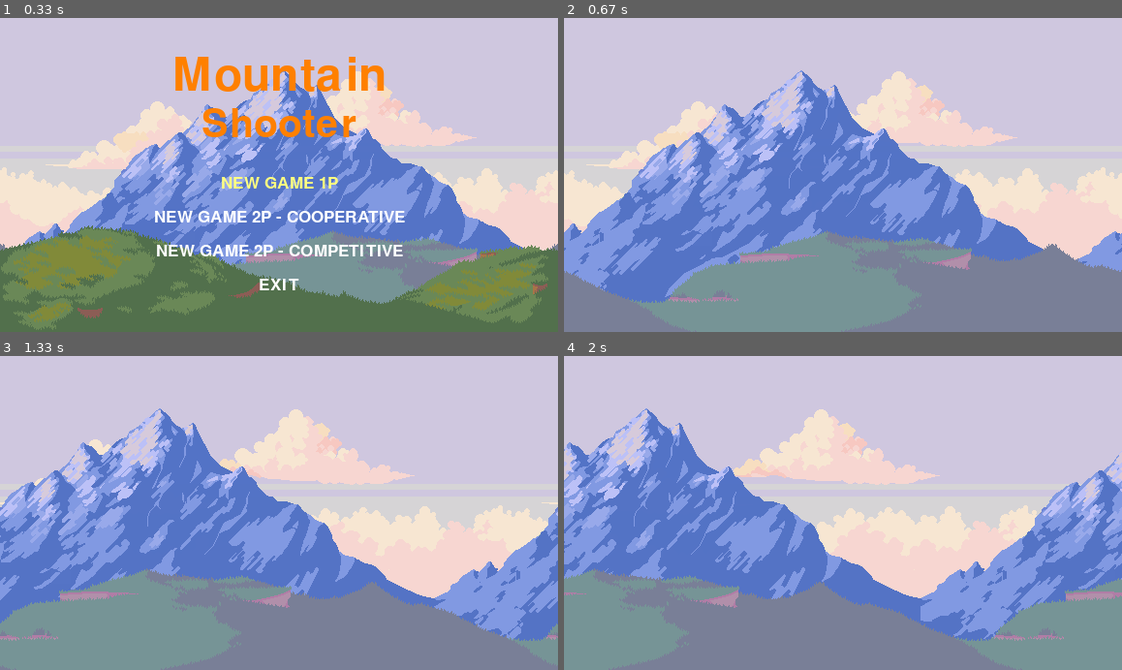
Above: before the commit, frames 1-4 (two rows, left to right).
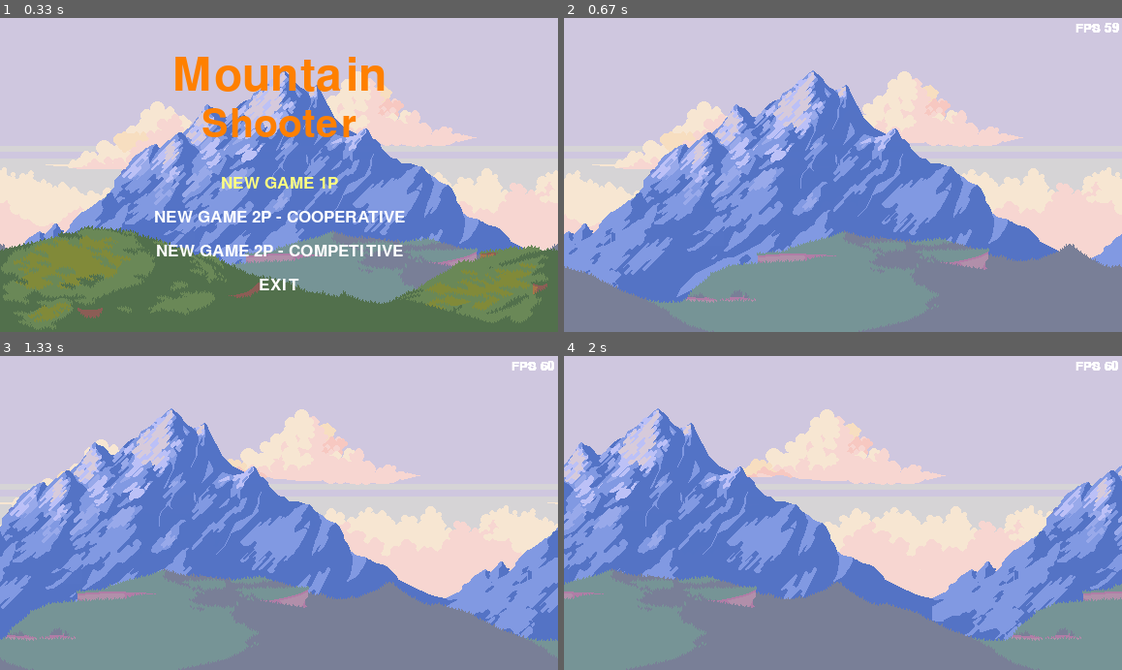
Above: after the commit, the same moments.

Repository: RennanBaccili/PyGameProject
Game: pygame game, started from main.py
The game is run twice, just before and just after one commit, with the same random seed, the same clock (stepped at 60 frames per second) and the same inputs.
Inputs:
- Up to frame 1 (0.33 s): no input
- Up to frame 2 (0.67 s): tap Enter at 0.33 s
- Up to frame 3 (1.33 s): no input
- Up to frame 4 (2 s): no input

Frame 1 is identical in both runs. In frame 2, 18% of the frame differs, in the area x 0-100%, y 1-91%; in frame 3, 17%; in frame 4, 17%.

Commit message:
Criando fps na tela

Diff:
--- a/code/Const.py
+++ b/code/Const.py
@@ -14,7 +14,7 @@
 WIN_H = 324
 
 # i
-IMAGE_LEVEL = {'level1': 5}
+IMAGE_LEVEL = {'Level1': 5}
 
 # speed
 ENTITY_SPEED = {'m1/1.png': 0,
--- a/code/Entity.py
+++ b/code/Entity.py
@@ -9,7 +9,7 @@
 class Entity(ABC):
     def __init__(self, name, position: tuple):
         self.name = name
-        self.surf = pygame.image.load('./asset/levels/' + name)
+        self.surf = pygame.image.load('./asset/levels/' + name).convert_alpha()
         self.rect = self.surf.get_rect(left=position[0], top=position[1])
         self.speed = 0
 
--- a/code/EntityFactory.py
+++ b/code/EntityFactory.py
@@ -1,16 +1,16 @@
 #!/usr/bin/python
 # -*- coding: utf-8 -*-
 from code.Background import Background
-from code.Const import WIN_W
+from code.Const import WIN_W, IMAGE_LEVEL
 
 
 class EntityFactory:
     @staticmethod
     def get_entity(entity_name: str, position: tuple = (0, 0)):
         match entity_name:
-            case 'Level1':
+            case level if level in IMAGE_LEVEL:
                 list_bg = []
-                for i in range(1, 5):
+                for i in range(1, IMAGE_LEVEL[level]):
                     list_bg.append(Background(f'm1/{i}.png', position))
                     list_bg.append(Background(f'm1/{i}.png', (WIN_W, 0)))
                 return list_bg
--- a/code/Level.py
+++ b/code/Level.py
@@ -1,8 +1,12 @@
 #!/usr/bin/python
 # -*- coding: utf-8 -*-
+import sys
+
 import pygame
-from pygame import Surface
+from pygame import Surface, Rect
+from pygame.font import Font
 
+from code.Const import COLOR_WHITE
 from code.Entity import Entity
 from code.EntityFactory import EntityFactory
 
@@ -15,12 +19,34 @@
         self.entity_list: list[Entity] = []
         self.entity_list.extend(EntityFactory.get_entity('Level1'))
 
-
-
     def run(self, ):
+        # musica
+        pygame.mixer_music.load('./asset/levels/m1/f1.mp3')
+        pygame.mixer_music.play(-1)
+        pygame.mixer_music.set_volume(0.15)
+        # relógio
+        clock = pygame.time.Clock()
         while True:
+            clock.tick(60)
             for ent in self.entity_list:
                 self.window.blit(source=ent.surf, dest=ent.rect)
+                self.level_text(20, f'FPS {clock.get_fps():.0f}', COLOR_WHITE, (550, 10))
                 ent.move()
+            for event in pygame.event.get():
+                if event.type == pygame.QUIT:
+                    pygame.quit()
+                    sys.exit()
+
             pygame.display.flip()
         pass
+
+    def level_text(self,
+                   text_size: int,
+                   text: str,
+                   text_color: tuple,
+                   text_pos: tuple):
+        text_font: Font = pygame.font.SysFont("Lacida Sans Typewriter", size=text_size)
+        text_surf: Surface = text_font.render(text, True, text_color).convert_alpha()
+        text_rect: Rect = text_surf.get_rect(center=text_pos)
+        self.window.blit(source=text_surf, dest=text_rect)
+        # para atualizar a imagem, que no caso é texto criado
--- a/code/Menu.py
+++ b/code/Menu.py
@@ -1,5 +1,7 @@
 #!/usr/bin/python
 # -*- coding: utf-8 -*-
+import sys
+
 import pygame.image
 from pygame import Surface, Rect
 from pygame.font import Font
@@ -10,7 +12,7 @@
     def __init__(self, window):
         # inicia a janela e a imagem
         self.window: Surface = window
-        self.surf = pygame.image.load('./asset/menu_bg.png')
+        self.surf = pygame.image.load('./asset/menu_bg.png').convert_alpha()
         self.rect = self.surf.get_rect(left=0, top=0)
 
     def run(self):
@@ -32,7 +34,7 @@
                     self.menu_text(25, MENU_OPTION[i], COLOR_YELLOW, ((WIN_W / 2), 170 + 35 * i))
                 else:
                     self.menu_text(25, MENU_OPTION[i], COLOR_WHITE, ((WIN_W / 2), 170 + 35 * i))
-            pygame.display.flip()
+
 
             # Eventos de tela
             for event in pygame.event.get():
@@ -40,7 +42,7 @@
                 if event.type == pygame.KEYDOWN:
                     if event.type == pygame.QUIT:
                         pygame.quit()
-                        quit()
+                        sys.exit()
 
                     #Movimento de seleção de item
                     if event.key == pygame.K_DOWN and menu_option < len(MENU_OPTION):
@@ -55,7 +57,7 @@
 
                     if event.key == pygame.K_RETURN:
                         return MENU_OPTION[menu_option]
-
+                pygame.display.flip()
             pass
 
     # menu_text, função para criar imagens a partir de texto
@@ -65,7 +67,7 @@
                   text_color: tuple,
                   text_center_pos: tuple):
         text_font: Font = pygame.font.SysFont("Lacida Sans Typewriter", size=text_size)
-        text_surf: Surface = text_font.render(text, True, text_color)
+        text_surf: Surface = text_font.render(text, True, text_color).convert_alpha()
         text_rect: Rect = text_surf.get_rect(center=text_center_pos)
         self.window.blit(source=text_surf, dest=text_rect)
         # para atualizar a imagem, que no caso é texto criado
Not shown, added: asset/levels/m1/f1.mp3
